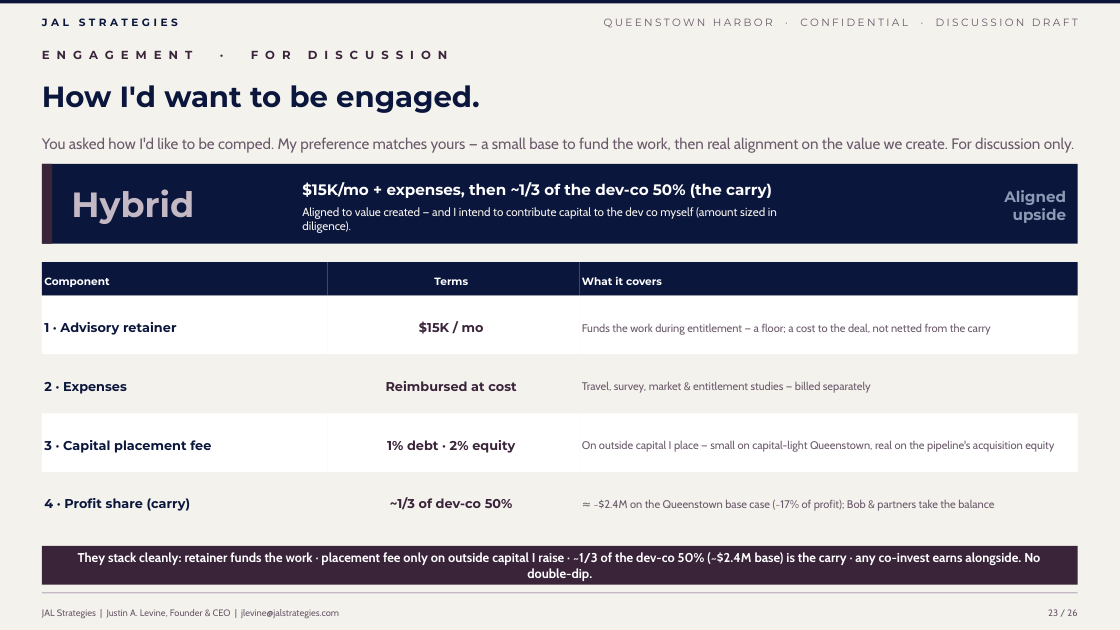
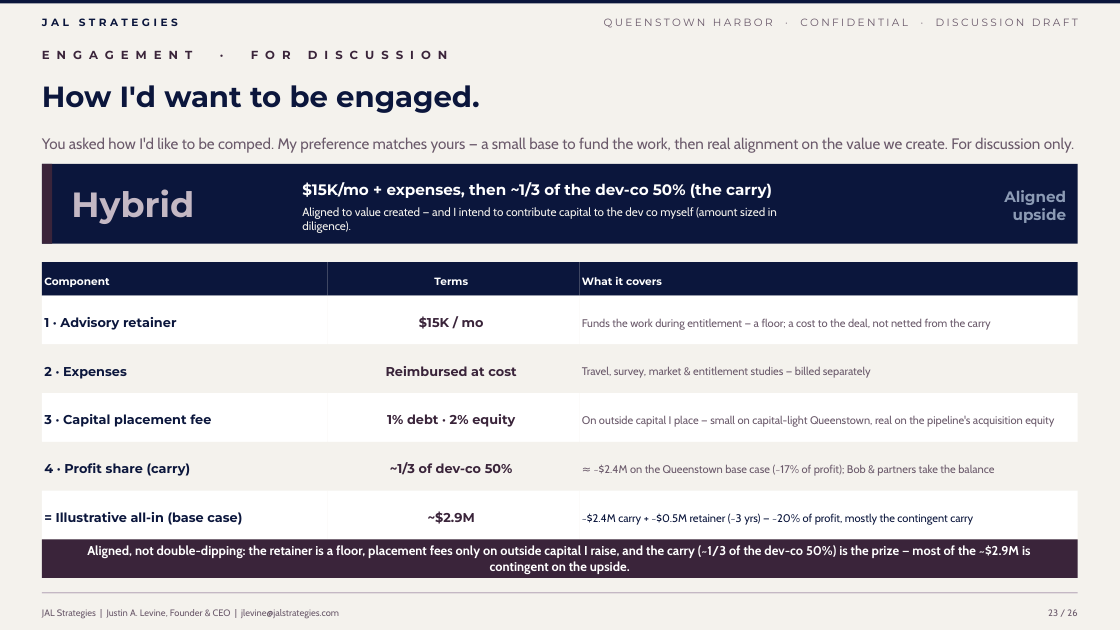
Before and after one commit to jlevine711/Apex, a slide deck: slide 23 of JAL_Queenstown_Harbor_Proposal.pptx. Drawn at 1120x630 pixels with LibreOffice and Linux fonts; fonts in the diff are those of the drawing. Boxes give left, top, right and bottom in pixels: in the first picture for what was removed or moved away, otherwise in the second. Text is boxed around its words. In the diff, an @@ line names an element or a change of style, - is before the commit and + after.

```diff
--- a/JAL_Queenstown_Harbor_Proposal.pptx
+++ b/JAL_Queenstown_Harbor_Proposal.pptx
@@ text "1 · Advisory retainer": place and size @@
-text "1 · Advisory retainer" at box(44, 322, 177, 335)
+text "1 · Advisory retainer" at box(44, 317, 177, 330)
@@ rectangle: place and size @@
-rectangle at box(42, 296, 328, 355)
+rectangle at box(42, 296, 328, 344)
@@ text "$15K / mo": place and size @@
-text "$15K / mo" at box(419, 321, 484, 334)
+text "$15K / mo" at box(419, 316, 484, 329)
@@ rectangle: place and size @@
-rectangle at box(328, 296, 580, 355)
+rectangle at box(328, 296, 580, 344)
@@ text "Funds the work during entitlement ...": place and size @@
-text "Funds the work during entitlement ..." at box(582, 323, 991, 334)
+text "Funds the work during entitlement ..." at box(582, 318, 991, 329)
@@ rectangle: place and size @@
-rectangle at box(580, 296, 1078, 355)
+rectangle at box(580, 296, 1078, 344)
@@ text "2 · Expenses": place and size @@
-text "2 · Expenses" at box(44, 382, 127, 394)
+text "2 · Expenses" at box(44, 367, 127, 379)
@@ rectangle: place and size @@
-rectangle at box(42, 355, 328, 413)
+rectangle at box(42, 344, 328, 393)
@@ text "Reimbursed at cost": place and size @@
-text "Reimbursed at cost" at box(386, 381, 516, 391)
+text "Reimbursed at cost" at box(386, 366, 516, 376)
@@ rectangle: place and size @@
-rectangle at box(328, 355, 580, 413)
+rectangle at box(328, 344, 580, 393)
@@ text "Travel, survey, market & entitlement ...": place and size @@
-text "Travel, survey, market & entitlement ..." at box(582, 381, 871, 393)
+text "Travel, survey, market & entitlement ..." at box(582, 366, 871, 378)
@@ rectangle: place and size @@
-rectangle at box(580, 355, 1078, 413)
+rectangle at box(580, 344, 1078, 393)
@@ text "3 · Capital placement fee": place and size @@
-text "3 · Capital placement fee" at box(44, 440, 211, 453)
+text "3 · Capital placement fee" at box(44, 414, 211, 427)
@@ rectangle: place and size @@
-rectangle at box(42, 413, 328, 472)
+rectangle at box(42, 393, 328, 442)
@@ text "1% debt · 2% equity": place and size @@
-text "1% debt · 2% equity" at box(387, 440, 515, 453)
+text "1% debt · 2% equity" at box(387, 414, 515, 427)
@@ rectangle: place and size @@
-rectangle at box(328, 413, 580, 472)
+rectangle at box(328, 393, 580, 442)
@@ text "On outside capital I place ...": place and size @@
-text "On outside capital I place ..." at box(582, 440, 1054, 452)
+text "On outside capital I place ..." at box(582, 415, 1054, 427)
@@ rectangle: place and size @@
-rectangle at box(580, 413, 1078, 472)
+rectangle at box(580, 393, 1078, 442)
@@ text "4 · Profit share (carry)": place and size @@
-text "4 · Profit share (carry)" at box(44, 498, 191, 511)
+text "4 · Profit share (carry)" at box(44, 463, 191, 476)
@@ rectangle: place and size @@
-rectangle at box(42, 472, 328, 531)
+rectangle at box(42, 442, 328, 491)
@@ text "~1/3 of dev-co 50%": place and size @@
-text "~1/3 of dev-co 50%" at box(390, 497, 513, 510)
+text "~1/3 of dev-co 50%" at box(390, 462, 513, 475)
@@ rectangle: place and size @@
-rectangle at box(328, 472, 580, 531)
+rectangle at box(328, 442, 580, 491)
@@ text "≈ ~$2.4M on the Queenstown ...": place and size @@
-text "≈ ~$2.4M on the Queenstown ..." at box(594, 499, 994, 511)
+text "≈ ~$2.4M on the Queenstown ..." at box(594, 464, 994, 476)
@@ rectangle: place and size @@
-rectangle at box(580, 472, 1078, 531)
+rectangle at box(580, 442, 1078, 491)
@@ rectangle added at box(42, 491, 328, 539), fill #FFFFFF @@
@@ rectangle added at box(328, 491, 580, 539), fill #FFFFFF @@
@@ rectangle added at box(580, 491, 1078, 539), fill #FFFFFF @@
@@ rectangle: place and size @@
-rectangle at box(42, 546, 1078, 585)
+rectangle at box(42, 539, 1078, 578)
@@ text added at box(56, 512, 242, 525), 11 pt, text #0B163C, bold @@
+= Illustrative all-in (base case)
@@ text added at box(428, 511, 475, 524), 11 pt, text #3A243A, bold @@
+~$2.9M
@@ text added at box(582, 513, 973, 524), 9.5 pt, text #0B163C @@
+~$2.4M carry + ~$0.5M retainer (~3 yrs) — ~20% of profit, mostly the contingent carry
@@ text at box(87, 545, 1031, 574): text changed @@
-They stack cleanly: retainer funds the work · placement fee only on outside capital I raise · ~1/3 of the dev-co 50% (~$2.4M base) is the carry · any co-invest earns alongside. No double-dip.
+Aligned, not double-dipping: the retainer is a floor, placement fees only on outside capital I raise, and the carry (~1/3 of the dev-co 50%) is the prize — most of the ~$2.9M is contingent on the upside.
```
Also in this commit, not shown: 4 other files.
